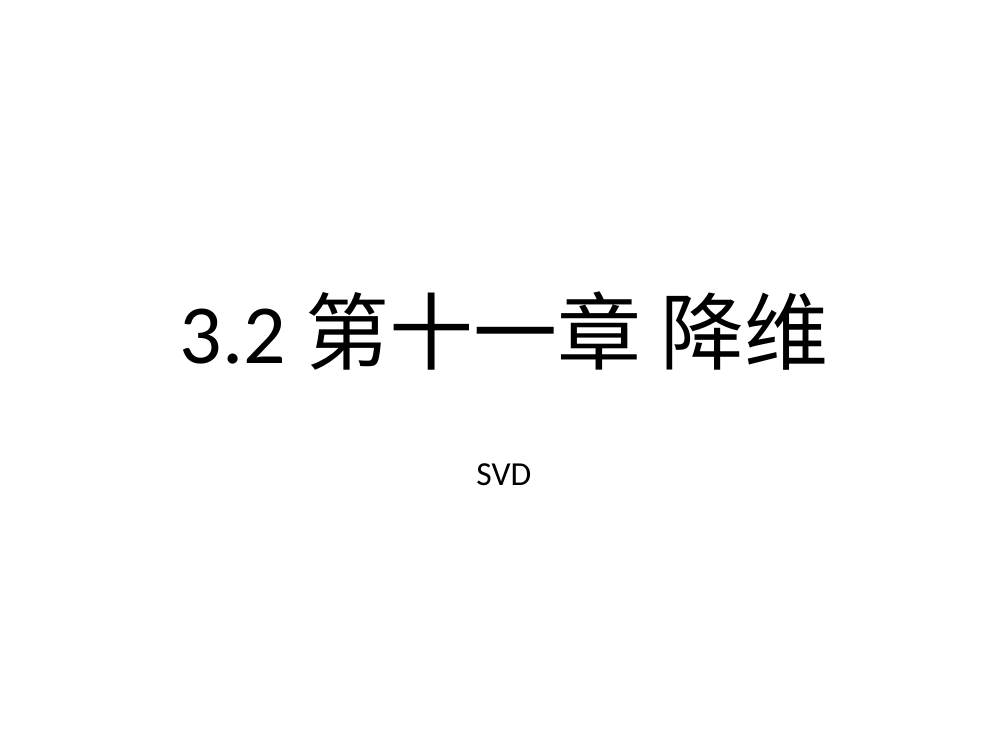
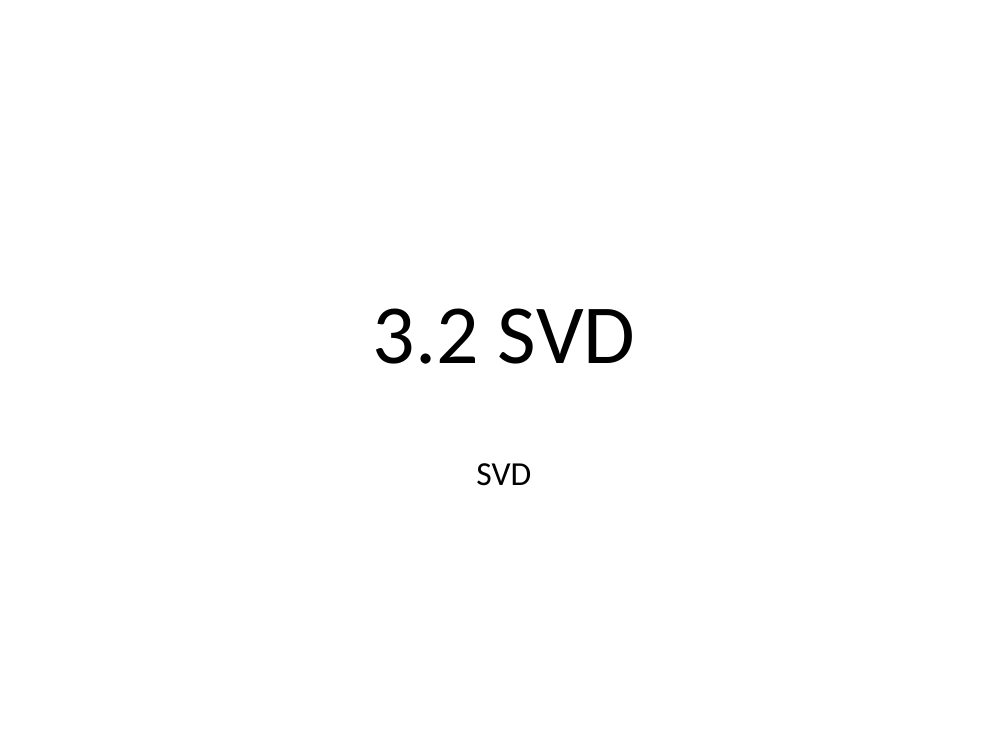
Before and after one commit to yishuai/bigalgo, a slide deck: slide 1 of ppt/14-svd.pptx. Drawn at 1008x756 pixels with LibreOffice and Linux fonts; fonts in the diff are those of the drawing. Boxes give left, top, right and bottom in pixels: in the first picture for what was removed or moved away, otherwise in the second. Text is boxed around its words. In the diff, an @@ line names an element or a change of style, - is before the commit and + after.

```diff
--- a/ppt/14-svd.pptx
+++ b/ppt/14-svd.pptx
@@ title at (373,308,635,364): text changed @@
-3.2 第十一章 降维
+3.2 SVD
```
Also in this commit, not shown: 13 slides added, 1 slide removed, 54 other files.
